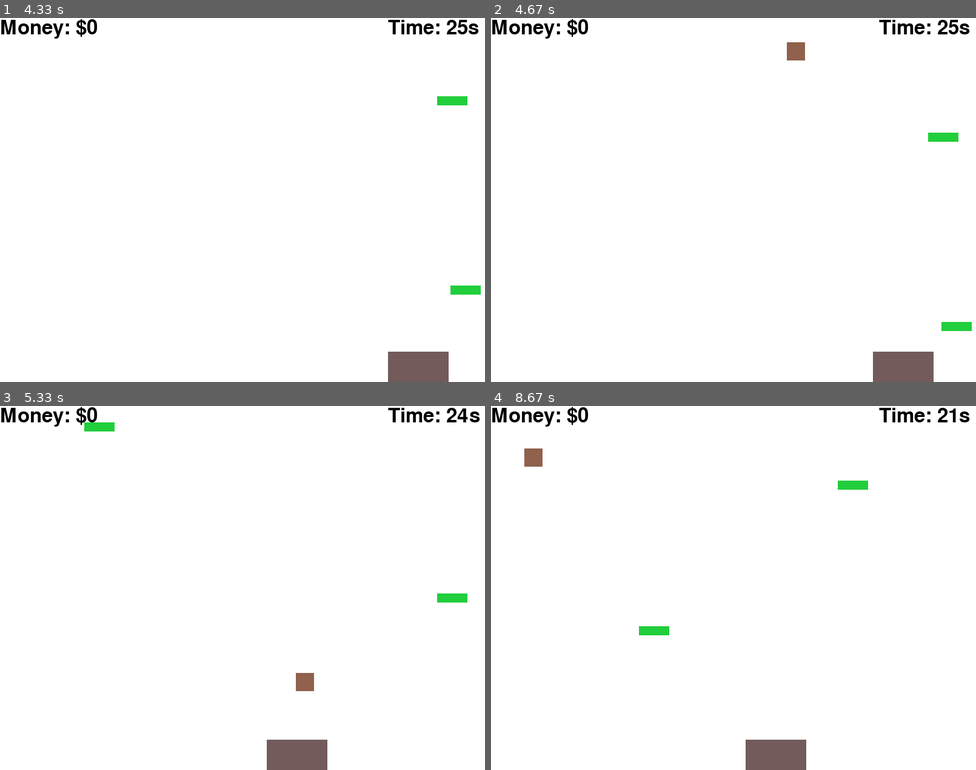
Above: before the commit, frames 1-4 (two rows, left to right).
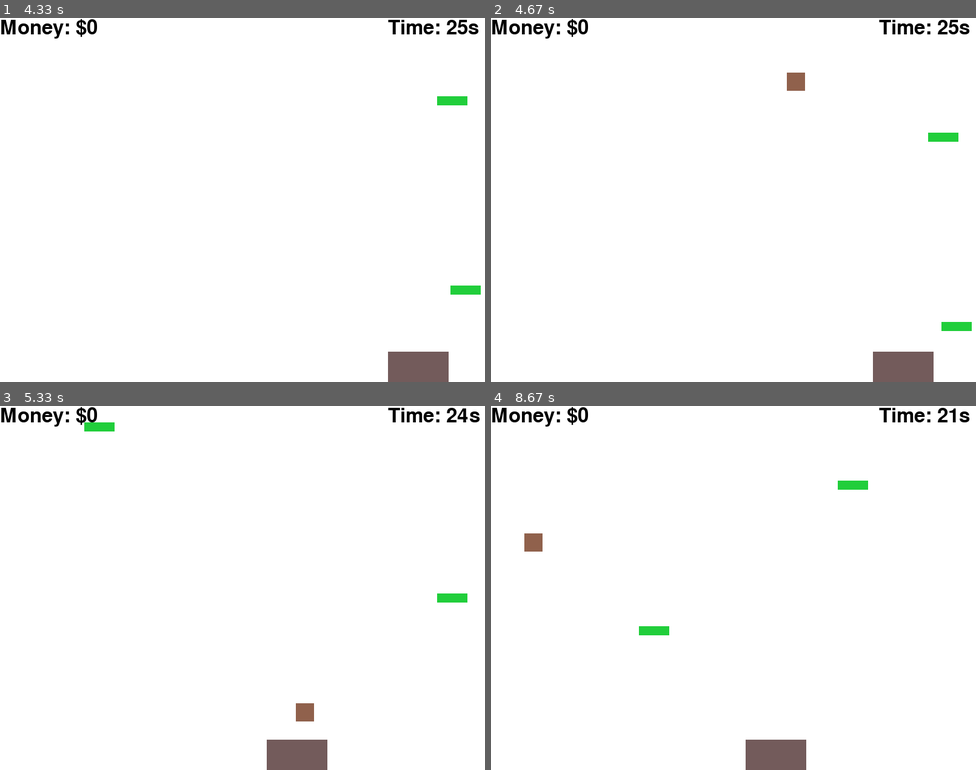
Above: after the commit, the same moments.

Repository: gnikkoch96/pygame-projects
Game: pygame game, started from test_game/main.py
The game is run twice, just before and just after one commit, with the same random seed, the same clock (stepped at 60 frames per second) and the same inputs.
Inputs:
- Up to frame 1 (4.33 s): hold Right 0.33-0.8 s; hold Right 0.83-1.3 s; hold Left 1.33-1.87 s; hold Left 1.9-2.3 s; hold Right 2.33-2.97 s; hold Left 3-3.47 s; hold Right 3.5-3.97 s; hold Right from 4 s (still down)
- Up to frame 2 (4.67 s): release Right at 4.47 s; hold Left from 4.5 s (still down)
- Up to frame 3 (5.33 s): release Left at 5.03 s; hold Left from 5.07 s (still down)
- Up to frame 4 (8.67 s): release Left at 5.47 s; hold Right 5.5-6.13 s; hold Left 6.17-6.63 s; hold Right 6.67-7.13 s; hold Right 7.17-7.63 s; hold Left 7.67-8.2 s; hold Left 8.23-8.63 s

Frame 1 is identical in both runs. In frame 2, 0.4% of the frame differs, in the area x 61-65%, y 6-20%; in frame 3, 0.4%; in frame 4, 0.4%.

Commit message:
refactor: made the spawn rate for the rock a bit quicker over time

Diff:
--- a/test_game/main.py
+++ b/test_game/main.py
@@ -36,7 +36,7 @@
 ROCK_SIZE: List[int] = [30, 30]
 ROCK_COLOR: str = "#90614c"
 ROCK_FALL_SPEED: int = 10
-ROCK_SPAWN_RATE_MIN: int = 150
+ROCK_SPAWN_RATE_MIN: int = 120
 ROCK_SPAWN_RATE_MAX: int = 300
 ROCK_LIST: List[List[Union[int, str]]] = []
 
